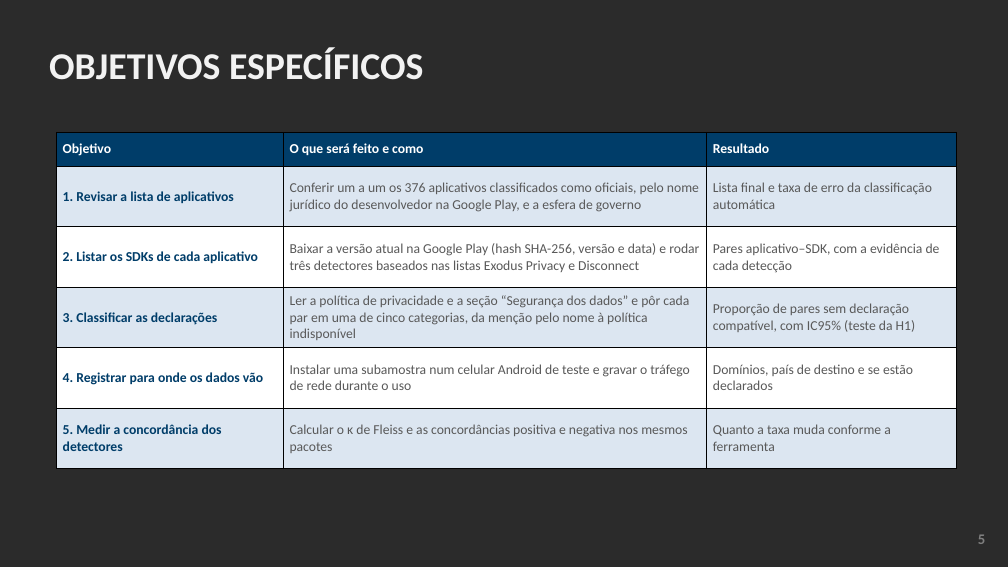
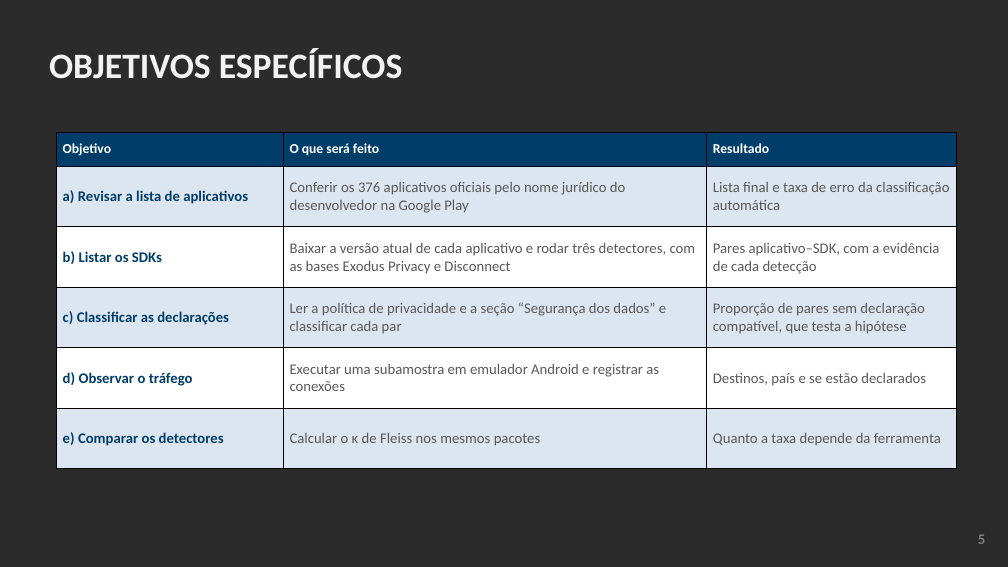
Before and after one commit to ClaudioAMF1/TCC, a slide deck: slide 5 of tcc/apresentacao/apresentacao-defesa-final.pptx. Drawn at 1008x567 pixels with LibreOffice and Linux fonts; fonts in the diff are those of the drawing; background and template pictures are left out; a plain dark background stands for a picture behind light text. Boxes give left, top, right and bottom in pixels: in the first picture for what was removed or moved away, otherwise in the second. Text is boxed around its words. In the diff, an @@ line names an element or a change of style, - is before the commit and + after.

```diff
--- a/tcc/apresentacao/apresentacao-defesa-final.pptx
+++ b/tcc/apresentacao/apresentacao-defesa-final.pptx
@@ text "OBJETIVOS ESPECÍFICOS" at (x1=49, y1=48, x2=403, y2=79): size 36 to 34 pt @@
@@ table at (x1=57, y1=132, x2=957, y2=469) @@
-row 1, column 2: O que será feito e como
+row 1, column 2: O que será feito
-row 2, column 1: 1. Revisar a lista de aplicativos
+row 2, column 1: a) Revisar a lista de aplicativos
-row 2, column 2: Conferir um a um os 376 aplicativos classificados como oficiais, pelo nome jurídico do desenvolvedor na Google Play, e a esfera de governo
+row 2, column 2: Conferir os 376 aplicativos oficiais pelo nome jurídico do desenvolvedor na Google Play
-row 3, column 1: 2. Listar os SDKs de cada aplicativo
+row 3, column 1: b) Listar os SDKs
-row 3, column 2: Baixar a versão atual na Google Play (hash SHA-256, versão e data) e rodar três detectores baseados nas listas Exodus Privacy e Disconnect
+row 3, column 2: Baixar a versão atual de cada aplicativo e rodar três detectores, com as bases Exodus Privacy e Disconnect
-row 4: 3. Classificar as declarações | Ler a política de privacidade e a seção “Segurança dos dados” e pôr cada par em uma de cinco categorias, da menção pelo nome à política indisponível | Proporção de pares sem declaração compatível, com IC95% (teste da H1)
+row 4: c) Classificar as declarações | Ler a política de privacidade e a seção “Segurança dos dados” e classificar cada par | Proporção de pares sem declaração compatível, que testa a hipótese
-row 5: 4. Registrar para onde os dados vão | Instalar uma subamostra num celular Android de teste e gravar o tráfego de rede durante o uso | Domínios, país de destino e se estão declarados
+row 5: d) Observar o tráfego | Executar uma subamostra em emulador Android e registrar as conexões | Destinos, país e se estão declarados
-row 6: 5. Medir a concordância dos detectores | Calcular o κ de Fleiss e as concordâncias positiva e negativa nos mesmos pacotes | Quanto a taxa muda conforme a ferramenta
+row 6: e) Comparar os detectores | Calcular o κ de Fleiss nos mesmos pacotes | Quanto a taxa depende da ferramenta
@@ size 13 to 14 pt in "Lista final e taxa de erro da ...", "Pares aplicativo–SDK, com a evidência de cada ..." @@
```
Also in this commit, not shown: 21 other slides changed, 2 slides added, 10 other files.
